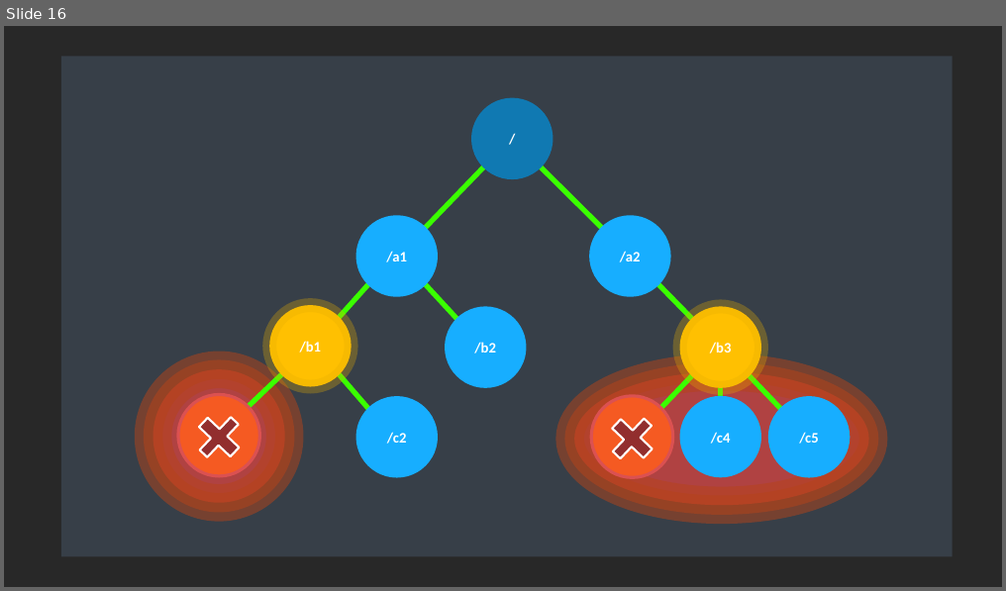
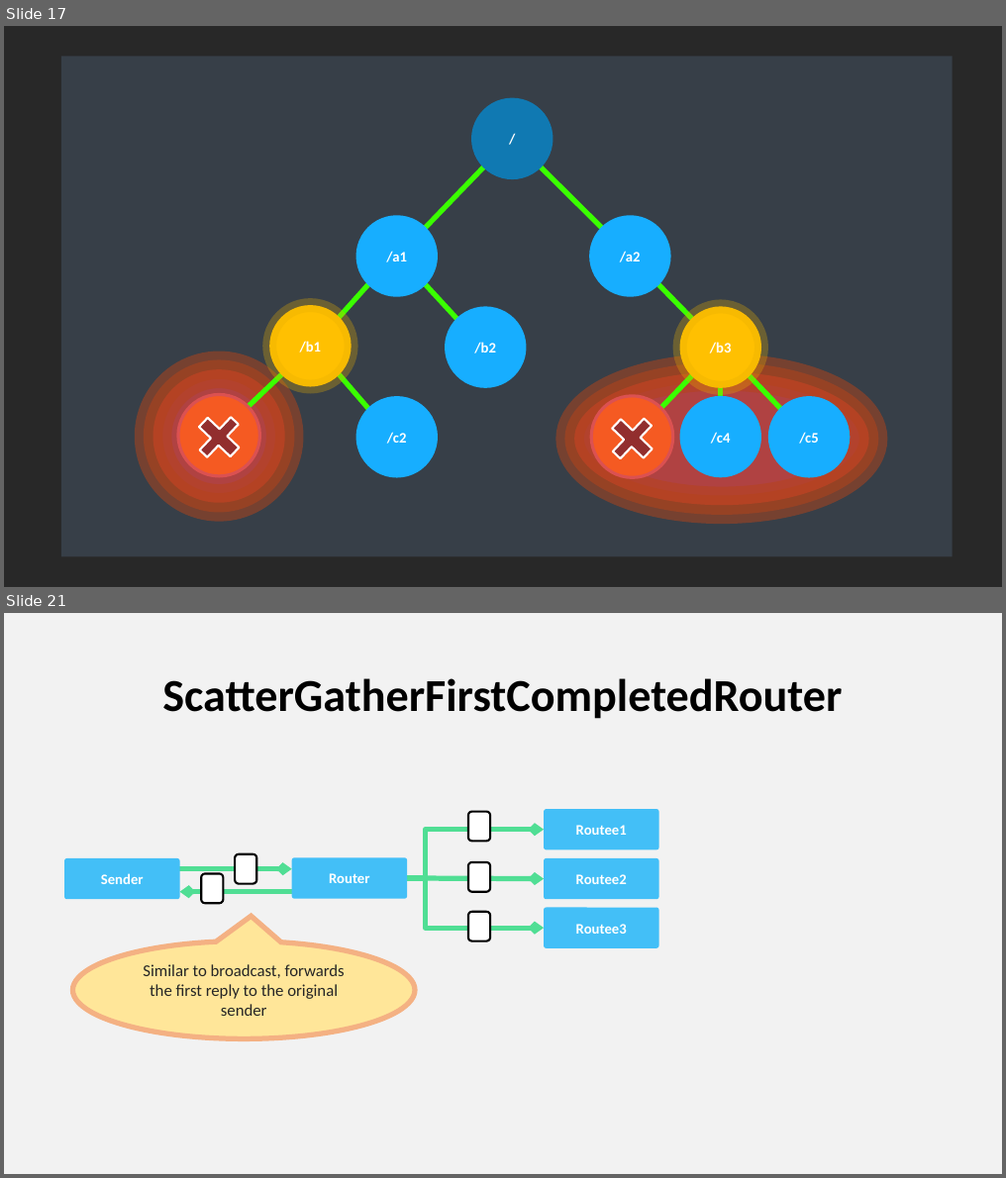
Before and after one commit to asynkron/website, a slide deck: media/logo.pptx. Shown one above the other, each under a label of ours: slide 16 before the commit, slides 17 and 21 after it; the slides between them are not shown. The pictures are 1006x591 and 1006x1178 pixels, drawn with LibreOffice and Linux fonts; fonts in the diff are those of the drawing. Boxes give left, top, right and bottom in pixels: in the first picture for what was removed or moved away, otherwise in the second. Text is boxed around its words. In the diff, an @@ line names an element or a change of style, - is before the commit and + after.

```diff
--- a/media/logo.pptx
+++ b/media/logo.pptx
@@ slide 21 added at bbox=[4, 613, 1002, 1174], background #F2F2F2 @@
@@ title added at bbox=[162, 678, 842, 719], 44 pt, text #000000, bold @@
+ScatterGatherFirstCompletedRouter
@@ rounded rectangle added at bbox=[468, 811, 490, 841], fill #FFFFFF, outline #000000 2 pt, 14 pt, text #FFFFFF @@
+?
@@ rounded rectangle added at bbox=[544, 809, 659, 851], fill #43BFF7, 14 pt, text #FFFFFF, bold @@
+Routee1
@@ elbow arrow added from (408, 878) to (544, 830), #50DE94 5 pt @@
@@ rounded rectangle added at bbox=[64, 859, 180, 900], fill #43BFF7, 14 pt, text #FFFFFF, bold @@
+Sender
@@ arrow added from (180, 869) to (292, 869), #50DE94 5 pt @@
@@ rounded rectangle added at bbox=[202, 874, 224, 903], fill #FFFFFF, outline #000000 2 pt, 14 pt, text #FFFFFF @@
+!
@@ rounded rectangle added at bbox=[235, 854, 256, 883], fill #FFFFFF, outline #000000 2 pt, 14 pt, text #FFFFFF @@
+?
@@ rounded rectangle added at bbox=[292, 858, 408, 899], fill #43BFF7, 14 pt, text #FFFFFF, bold @@
+Router
@@ elbow arrow added from (408, 878) to (544, 928), #50DE94 5 pt @@
@@ arrow added from (408, 878) to (544, 878), #50DE94 5 pt @@
@@ rounded rectangle added at bbox=[468, 862, 490, 891], fill #FFFFFF, outline #000000 2 pt, 14 pt, text #FFFFFF @@
+?
@@ rounded rectangle added at bbox=[544, 859, 659, 900], fill #43BFF7, 14 pt, text #FFFFFF, bold @@
+Routee2
@@ arrow added from (292, 892) to (180, 892), #50DE94 5 pt @@
@@ rounded rectangle added at bbox=[544, 908, 659, 950], fill #43BFF7, 14 pt, text #FFFFFF, bold @@
+Routee3
@@ rounded rectangle added at bbox=[468, 912, 490, 941], fill #FFFFFF, outline #000000 2 pt, 14 pt, text #FFFFFF @@
+?
@@ speech bubble added at bbox=[73, 942, 415, 1040], fill #FFE699, outline #F4B183 5 pt, 16 pt, text #262626 @@
+Similar to broadcast, forwards the first reply to the original sender
@@ what was slide 16 is now slide 17 @@
```
Also in this commit, not shown: 3 other slides added, 2 other files.
